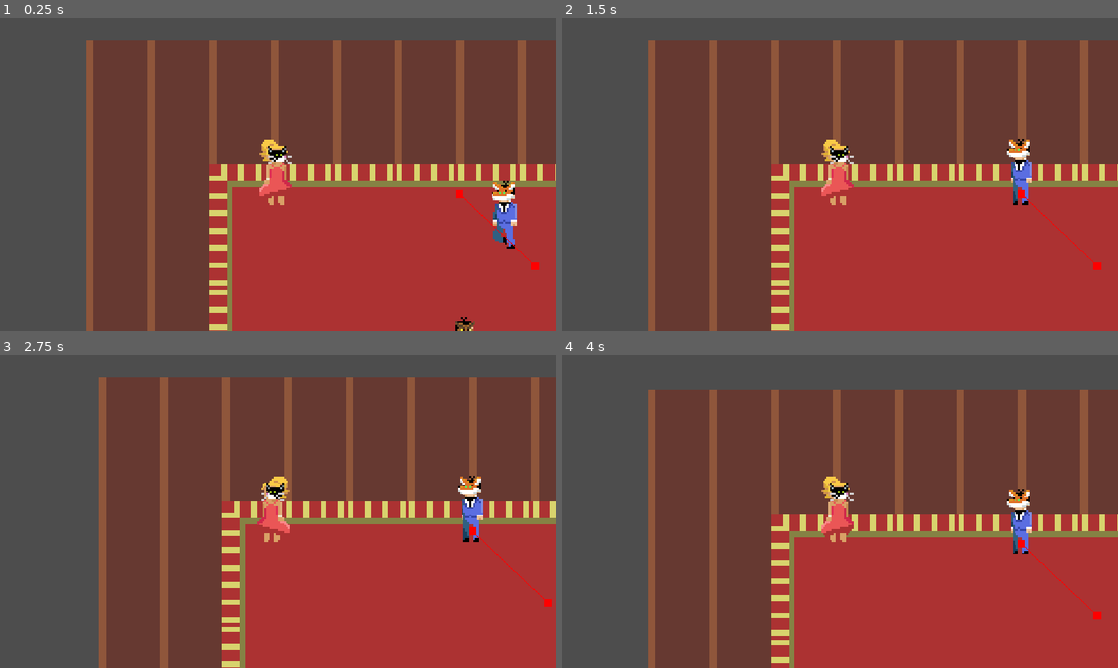
Above: before the commit, frames 1-4 (two rows, left to right).
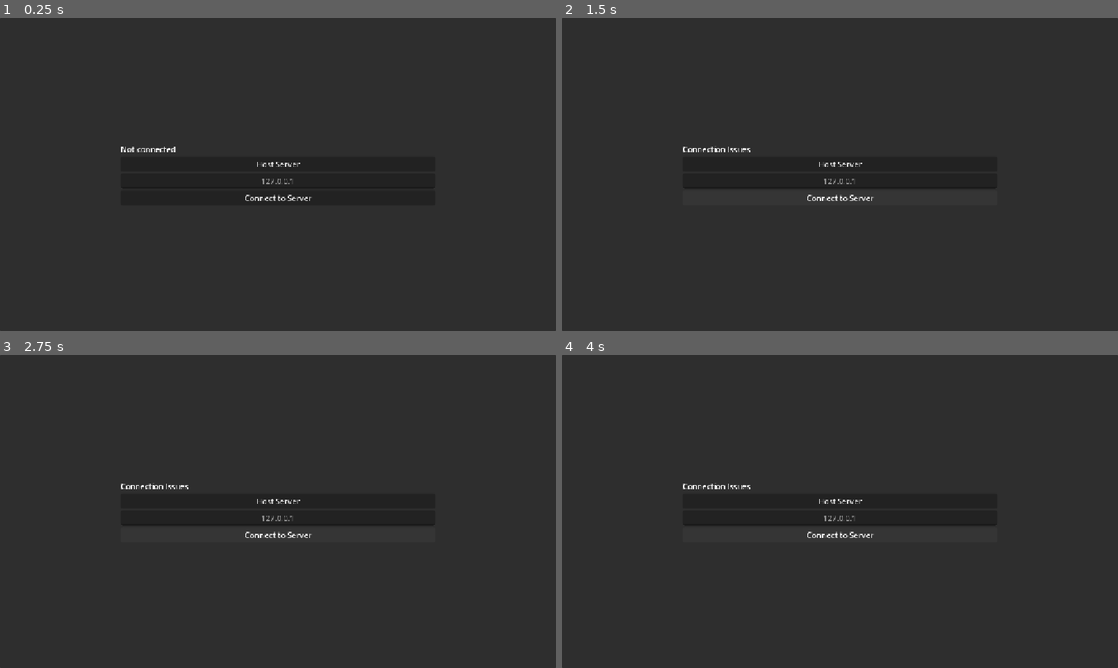
Above: after the commit, the same moments.

Repository: amelecanape/ippgamejam
Game: Godot game, scene res://scenes/main.tscn
Same seed, same stepped clock (60 frames per second), same inputs: the game is played once before the commit and once after it.
Inputs (mouse positions are in pixels of both pictures, inside the frame that each line leads up to):
- Up to frame 1 (0.25 s): no input
- Up to frame 2 (1.5 s): click (840, 165) at 0.5 s, where only the run after the commit has a clickable "Host Server"; click (840, 196) at 1.25 s, where only the run after the commit has a clickable "Connect to Server"
- Up to frame 3 (2.75 s): tap A (character_move_neg_x) at 2.1 s
- Up to frame 4 (4 s): tap W (character_move_neg_y) at 2.85 s; tap D (character_move_pos_x) at 3.6 s

The runs differ from the first frame. In frame 1, 100% of the frame differs, in the area x 0-100%, y 0-100%; in frame 2, 100%; in frame 3, 100%; in frame 4, 100%.

Commit message:
added mainmenu

Diff:
--- a/project.godot
+++ b/project.godot
@@ -59,6 +59,11 @@
 "events": [Object(InputEventKey,"resource_local_to_scene":false,"resource_name":"","device":-1,"window_id":0,"alt_press …(192 unchanged characters)…
 ]
 }
+interact={
+"deadzone": 0.2,
+"events": [Object(InputEventKey,"resource_local_to_scene":false,"resource_name":"","device":-1,"window_id":0,"alt_pressed":false,"shift_pressed":false,"ctrl_pressed":false,"meta_pressed":false,"pressed":false,"keycode":0,"physical_keycode":69,"key_label":0,"unicode":101,"location":0,"echo":false,"script":null)
+]
+}
 
 [layer_names]
 
--- a/scenes/main.tscn
+++ b/scenes/main.tscn
@@ -1,7 +1,95 @@
 [gd_scene format=3 uid="uid://155xx7s6y6ta"]
 
+[ext_resource type="Script" uid="uid://b7vfbxvaiv3x8" path="res://scripts/main.gd" id="1_o5qli"]
+[ext_resource type="PackedScene" uid="uid://ch0nbk11pf2ck" path="res://scenes/mainmenu/connect_player_label.tscn" id="2_0wfyh"]
 [ext_resource type="PackedScene" uid="uid://bi7okprx54aby" path="res://scenes/round.tscn" id="3_jyhfs"]
 
 [node name="Main" type="Node2D" unique_id=2138465005]
+script = ExtResource("1_o5qli")
+round_scene = ExtResource("3_jyhfs")
+lobby_entry_scene = ExtResource("2_0wfyh")
 
-[node name="Game" parent="." unique_id=445564108 instance=ExtResource("3_jyhfs")]
+[node name="MainMenuCanvas" type="CanvasLayer" parent="." unique_id=788235333]
+unique_name_in_owner = true
+
+[node name="MainMenu" type="PanelContainer" parent="MainMenuCanvas" unique_id=99416291]
+unique_name_in_owner = true
+visible = false
+anchors_preset = 15
+anchor_right = 1.0
+anchor_bottom = 1.0
+grow_horizontal = 2
+grow_vertical = 2
+
+[node name="MarginContainer" type="MarginContainer" parent="MainMenuCanvas/MainMenu" unique_id=548857432]
+layout_mode = 2
+theme_override_constants/margin_left = 250
+theme_override_constants/margin_top = 125
+theme_override_constants/margin_right = 250
+theme_override_constants/margin_bottom = 125
+
+[node name="VBoxContainer" type="VBoxContainer" parent="MainMenuCanvas/MainMenu/MarginContainer" unique_id=1960997180]
+layout_mode = 2
+alignment = 1
+
+[node name="ConnectionStatus" type="Label" parent="MainMenuCanvas/MainMenu/MarginContainer/VBoxContainer" unique_id=1762743040]
+unique_name_in_owner = true
+layout_mode = 2
+text = "Not connected"
+
+[node name="HostServer" type="Button" parent="MainMenuCanvas/MainMenu/MarginContainer/VBoxContainer" unique_id=1876980228]
+layout_mode = 2
+text = "Host Server"
+
+[node name="ServerIP" type="LineEdit" parent="MainMenuCanvas/MainMenu/MarginContainer/VBoxContainer" unique_id=1863568694]
+unique_name_in_owner = true
+layout_mode = 2
+placeholder_text = "127.0.0.1"
+alignment = 1
+
+[node name="ConnectToServer" type="Button" parent="MainMenuCanvas/MainMenu/MarginContainer/VBoxContainer" unique_id=855464223]
+layout_mode = 2
+text = "Connect to Server"
+
+[node name="Lobby" type="PanelContainer" parent="MainMenuCanvas" unique_id=728347574]
+unique_name_in_owner = true
+anchors_preset = 15
+anchor_right = 1.0
+anchor_bottom = 1.0
+grow_horizontal = 2
+grow_vertical = 2
+
+[node name="MarginContainer" type="MarginContainer" parent="MainMenuCanvas/Lobby" unique_id=1927704566]
+layout_mode = 2
+theme_override_constants/margin_left = 250
+theme_override_constants/margin_top = 125
+theme_override_constants/margin_right = 250
+theme_override_constants/margin_bottom = 125
+
+[node name="VBoxContainer" type="VBoxContainer" parent="MainMenuCanvas/Lobby/MarginContainer" unique_id=1994988462]
+layout_mode = 2
+alignment = 1
+
+[node name="Title" type="Label" parent="MainMenuCanvas/Lobby/MarginContainer/VBoxContainer" unique_id=1781907824]
+layout_mode = 2
+text = "Players Connected"
+horizontal_alignment = 1
+
+[node name="ConnectedPlayers" type="VBoxContainer" parent="MainMenuCanvas/Lobby/MarginContainer/VBoxContainer" unique_id=198838697]
+unique_name_in_owner = true
+layout_mode = 2
+alignment = 1
+
+[node name="StartRound" type="Button" parent="MainMenuCanvas/Lobby/MarginContainer/VBoxContainer" unique_id=1038896768]
+unique_name_in_owner = true
+layout_mode = 2
+text = "Start Round"
+
+[node name="Disconnect" type="Button" parent="MainMenuCanvas/Lobby/MarginContainer/VBoxContainer" unique_id=981787417]
+layout_mode = 2
+text = "Disconnect"
+
+[connection signal="pressed" from="MainMenuCanvas/MainMenu/MarginContainer/VBoxContainer/HostServer" to="." method="_on_host_server_pressed"]
+[connection signal="pressed" from="MainMenuCanvas/MainMenu/MarginContainer/VBoxContainer/ConnectToServer" to="." method="_on_connect_to_server_pressed"]
+[connection signal="pressed" from="MainMenuCanvas/Lobby/MarginContainer/VBoxContainer/StartRound" to="." method="_on_start_round_pressed"]
+[connection signal="pressed" from="MainMenuCanvas/Lobby/MarginContainer/VBoxContainer/Disconnect" to="." method="_on_disconnect_pressed"]
--- /dev/null
+++ b/scenes/mainmenu/connect_player_label.tscn
@@ -0,0 +1,7 @@
+[gd_scene format=3 uid="uid://ch0nbk11pf2ck"]
+
+[ext_resource type="Script" uid="uid://clsgp7livo7lu" path="res://scripts/mainmenu/connect_player_label.gd" id="1_xttja"]
+
+[node name="Player" type="Label" unique_id=1918980270]
+text = "PLAYERNAME"
+script = ExtResource("1_xttja")
--- /dev/null
+++ b/scripts/main.gd
@@ -0,0 +1,95 @@
+class_name MainMenu extends Node2D
+
+@export var round_scene : PackedScene
+var round_instance : Round
+
+@onready var server_ip : LineEdit = $%ServerIP
+
+const CONNECTED : String = "Connected"
+const CONNECTION_ISSUE : String = "Connection Issues"
+const DISCONNECTED : String = "Not connected"
+const HOST : String = "Host"
+const HOSTING_ISSUE : String = "Hosting Issues"
+
+@onready var connection_status : Label = $%ConnectionStatus
+
+@onready var main_menu_canvas : CanvasLayer = $%MainMenuCanvas
+@onready var main_menu : Control = $%MainMenu
+
+@export var lobby_entry_scene : PackedScene
+@onready var lobby : Control = $%Lobby
+@onready var connected_players : Control = $%ConnectedPlayers
+@onready var start_round : Button = $%StartRound
+
+func _ready() -> void:
+	Lobby.server_disconnected.connect(_on_server_disconnect)
+	Lobby.player_connected.connect(_on_player_connected)
+	Lobby.player_disconnected.connect(_on_player_disconnected)
+	switch_to_menu()
+
+func switch_to_menu() -> void:
+	main_menu.visible = true
+	lobby.visible = false
+	for c : Node in connected_players.get_children():
+		c.queue_free()
+
+func switch_to_lobby() -> void:
+	main_menu.visible = false
+	lobby.visible = true
+	start_round.disabled = not multiplayer.is_server()
+
+func _on_player_connected(peer_id : int, player_name : String) -> void:
+	var label : ConnectPlayerLabel = lobby_entry_scene.instantiate() as ConnectPlayerLabel
+	label.player_id = peer_id
+	label.player_name = player_name
+	connected_players.add_child(label)
+
+func _on_player_disconnected(peer_id : int) -> void:
+	for l : ConnectPlayerLabel in connected_players.get_children():
+		if l.player_id == peer_id:
+			connected_players.remove_child(l)
+			return
+
+func _on_server_disconnect() -> void:
+		connection_status.text = DISCONNECTED
+		switch_to_menu()
+
+func _on_host_server_pressed() -> void:
+	var error : Error = Lobby.create_server()
+	if error:
+		connection_status.text = HOSTING_ISSUE
+	else:
+		connection_status.text = HOST
+		switch_to_lobby()
+
+func _on_connect_to_server_pressed() -> void:
+	var error : Error
+	if server_ip.text:
+		error = Lobby.connect_client(server_ip.text)
+	else:
+		error = Lobby.connect_client()
+	if error:
+		connection_status.text = CONNECTION_ISSUE
+	else:
+		connection_status.text = CONNECTED
+		switch_to_lobby()
+
+func _on_disconnect_pressed() -> void:
+	Lobby.remove_multiplayer_peer()
+	connection_status.text = DISCONNECTED
+	switch_to_menu()
+
+func _on_start_round_pressed() -> void:
+	if multiplayer.is_server():
+		load_round.rpc()
+
+@rpc("call_local", "reliable")
+func load_round():
+	main_menu_canvas.visible = false
+	round_instance = round_scene.instantiate() as Round
+	add_child(round_instance)
+
+@rpc("call_local", "reliable")
+func free_round():
+	round_instance.queue_free()
+	main_menu_canvas.visible = true
--- /dev/null
+++ b/scripts/mainmenu/connect_player_label.gd
@@ -0,0 +1,7 @@
+class_name ConnectPlayerLabel extends Label
+
+@export var player_id : int
+@export var player_name : String
+
+func _ready() -> void:
+	text = "%s (%d)" % [player_name, player_id]
Not shown, added: scripts/main.gd.uid
Not shown, added: scripts/mainmenu/connect_player_label.gd.uid
